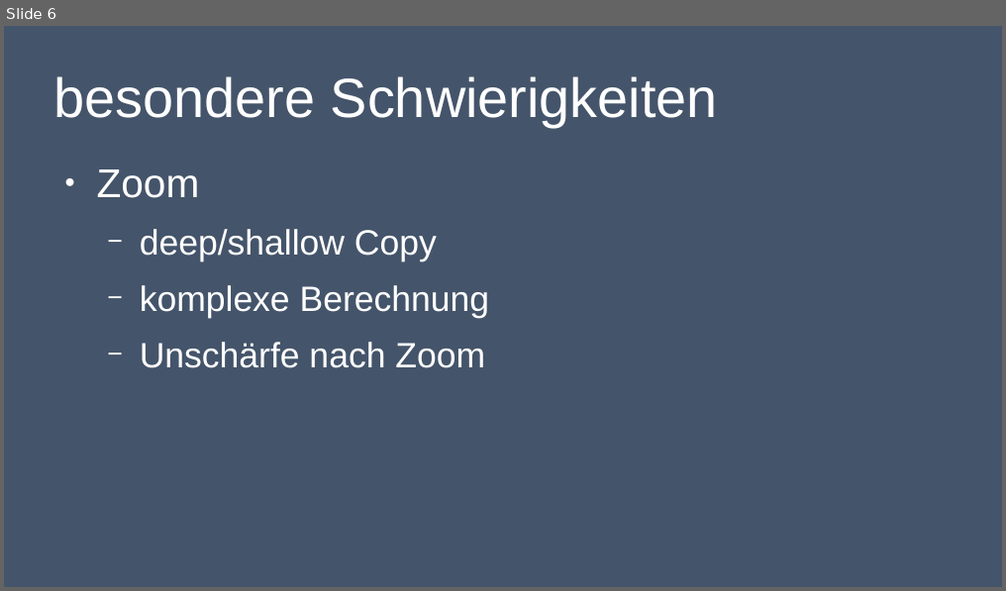
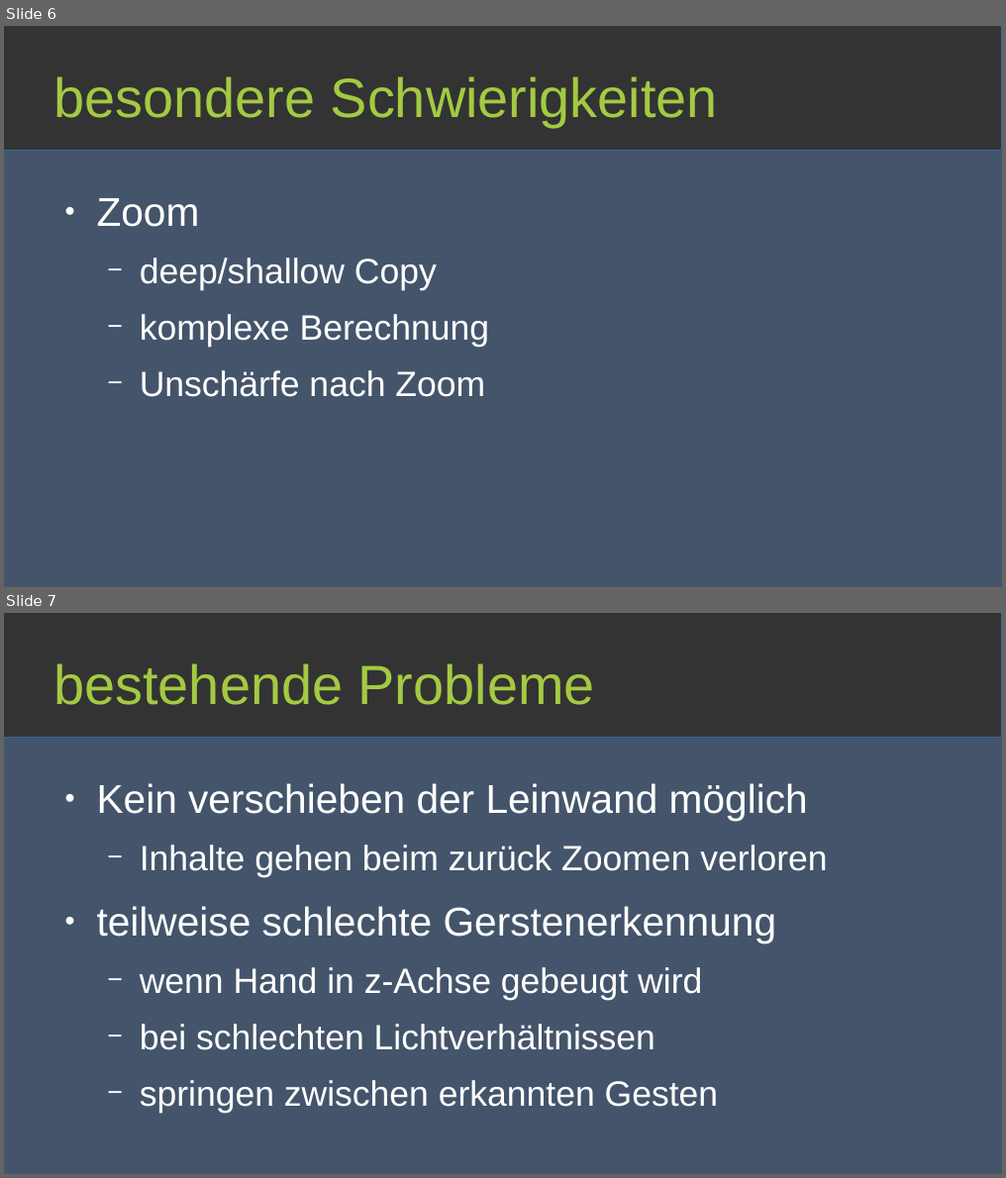
Before and after one commit to lukas-haupt/OpenCV-Whiteboard, a slide deck: Presentations/opencv-whiteboard-presentation_end.odp. Shown one above the other, each under a label of ours: slide 6 before the commit, slides 6 and 7 after it. The pictures are 1006x591 and 1006x1178 pixels, drawn with LibreOffice and Linux fonts; fonts in the diff are those of the drawing. Boxes give left, top, right and bottom in pixels: in the first picture for what was removed or moved away, otherwise in the second. Text is boxed around its words. In the diff, an @@ line names an element or a change of style, - is before the commit and + after.

Commit message:
Added slides for Jetson Nano, changed layout, minor changes to bullet points, typos

```diff
--- a/Presentations/opencv-whiteboard-presentation_end.odp
+++ b/Presentations/opencv-whiteboard-presentation_end.odp
@@ slide 7 added at <box>4,613,1002,1174</box>, background #44546A; not listed: 1 template element that a slide beside it also shows @@
@@ title added at <box>54,663,595,705</box>, 44 pt, text #A3CA42 @@
+bestehende Probleme
@@ text added at <box>97,783,827,1114</box>, 28 pt, text #FFFFFF @@
+● Kein verschieben der Leinwand möglich
+  − Inhalte gehen beim zurück Zoomen verloren
+● teilweise schlechte Gerstenerkennung
+  − wenn Hand in z-Achse gebeugt wird
+  − bei schlechten Lichtverhältnissen
+  − springen zwischen erkannten Gesten
@@ slide 6 changed as well @@
@@ rectangle added at <box>4,26,1002,151</box>, fill #333333, outline #3465A4 0 pt @@
@@ title "besondere Schwierigkeiten" at <box>54,76,718,127</box>: text colour #FFFFFF to #A3CA42 @@
@@ text "Zoom": place and size @@
-text "Zoom" at <box>97,170,490,369</box>
+text "Zoom" at <box>97,198,490,397</box>
```
Also in this commit, not shown: 7 other slides changed, 4 other slides added, 1 slide removed, 1 other file.
